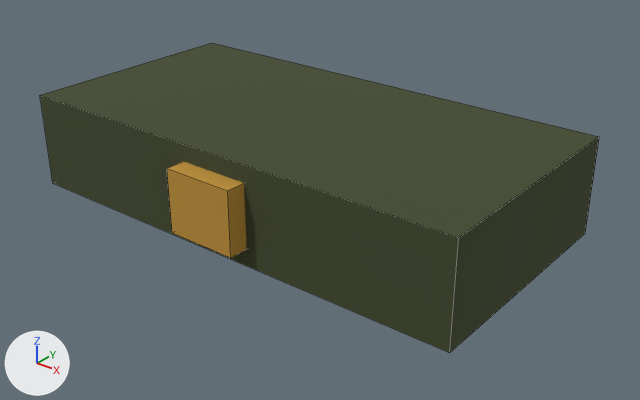
A saved change to the FBX model assets/3d/export/inf_walker_lower_torso.fbx.
Both versions are drawn from a 50 mm camera at (2.09, -2.5, 1.41) aimed at (0.11, -0.03, -0.12). Lighting does not change. The marker at lower left points along +X, +Y and +Z. The first picture is the older version. Mesh edges are drawn as thin lines.

The first picture shows 'inf_walker_lower_torso'.
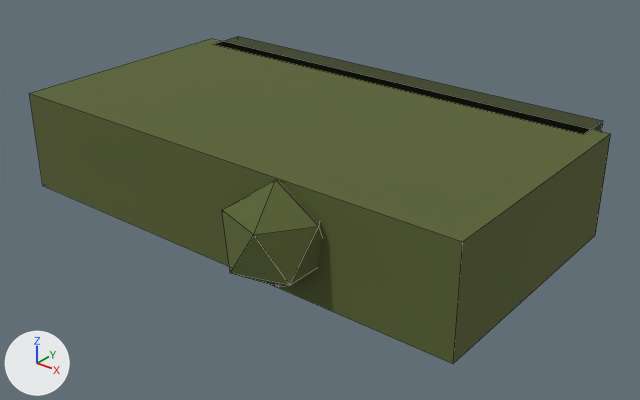
Boxes [x1, y1, x2, y2] around the edits, measured in the pictures (640 x 400 px):
'inf_walker_lower_torso', reshaped
    before: [40, 43, 599, 353]
    after: [29, 36, 611, 364]
part 1 of me_inf_walker_lower_torso, added (green)
    after: [29, 39, 611, 364]
part 2 of me_inf_walker_lower_torso, added
    after: [215, 36, 603, 134]
part 3 of me_inf_walker_lower_torso, added (green)
    after: [222, 180, 322, 286]
part 4 of me_inf_walker_lower_torso, deleted (brown)
    before: [167, 161, 247, 258]
part 5 of me_inf_walker_lower_torso, surface changed (green)
    before: [40, 43, 599, 353]

The change in detail:
me_inf_walker_lower_torso is used by ob_inf_walker_lower_torso; location (0.0, 0.0, 0.0).
me_inf_walker_lower_torso had 16 vertices, 12 faces and spanned x -1.0..1.0, y -0.58..0.5, z -0.2..0.2.
me_inf_walker_lower_torso now has 36 vertices, 38 faces and spans x -1.02..1.02, y -0.73..0.64, z -0.21..0.22.
me_inf_walker_lower_torso part 1: a new loose piece, a box spanning x -1.02..1.02, y -0.53..0.53, z -0.21..0.21, in mat_palette (picture img_palette_png).
me_inf_walker_lower_torso part 2: a new loose piece, a box spanning x -0.95..0.95, y 0.46..0.64, z -0.21..0.21, in mat_palette (picture img_palette_png).
me_inf_walker_lower_torso part 3: a new loose piece, an icosphere of 20 faces spanning x 0.17..0.53, y -0.73..-0.39, z -0.18..0.22, in mat_palette (picture img_palette_png).
me_inf_walker_lower_torso part 4: the loose piece of 8 vertices spanning x -0.15..0.15, y -0.58..-0.46, z -0.13..0.13 is deleted.
me_inf_walker_lower_torso part 5: 6 kept faces spanning x -1.0..1.0, y -0.5..0.5, z -0.2..0.2 get new texture (UV) coordinates.
